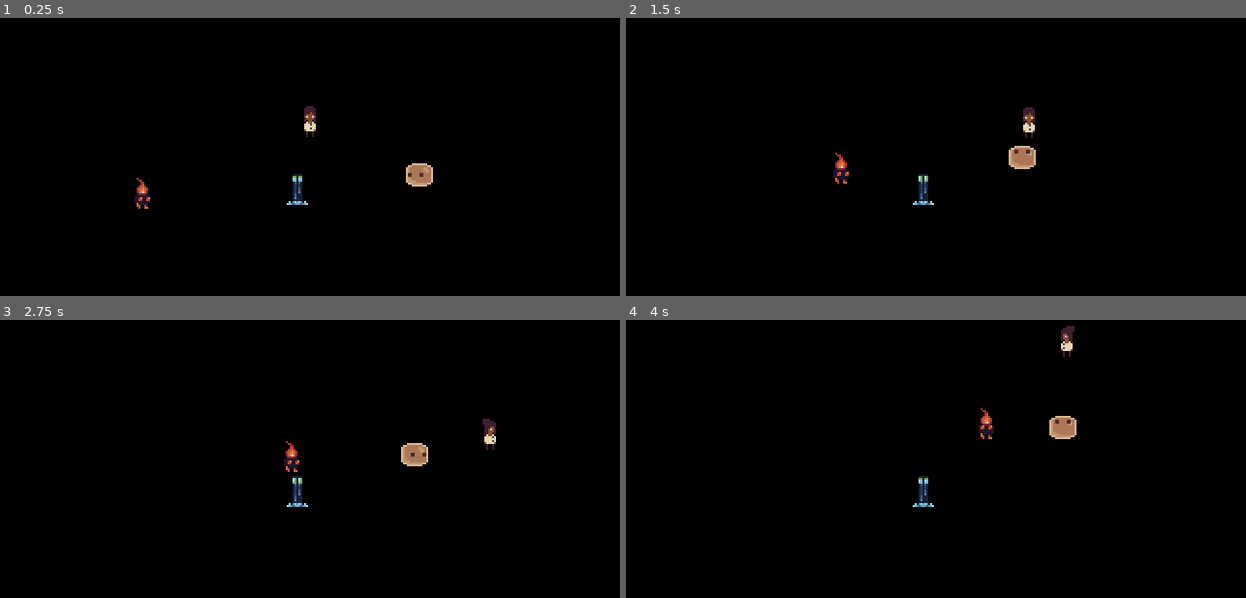
Above: before the commit, frames 1-4 (two rows, left to right).
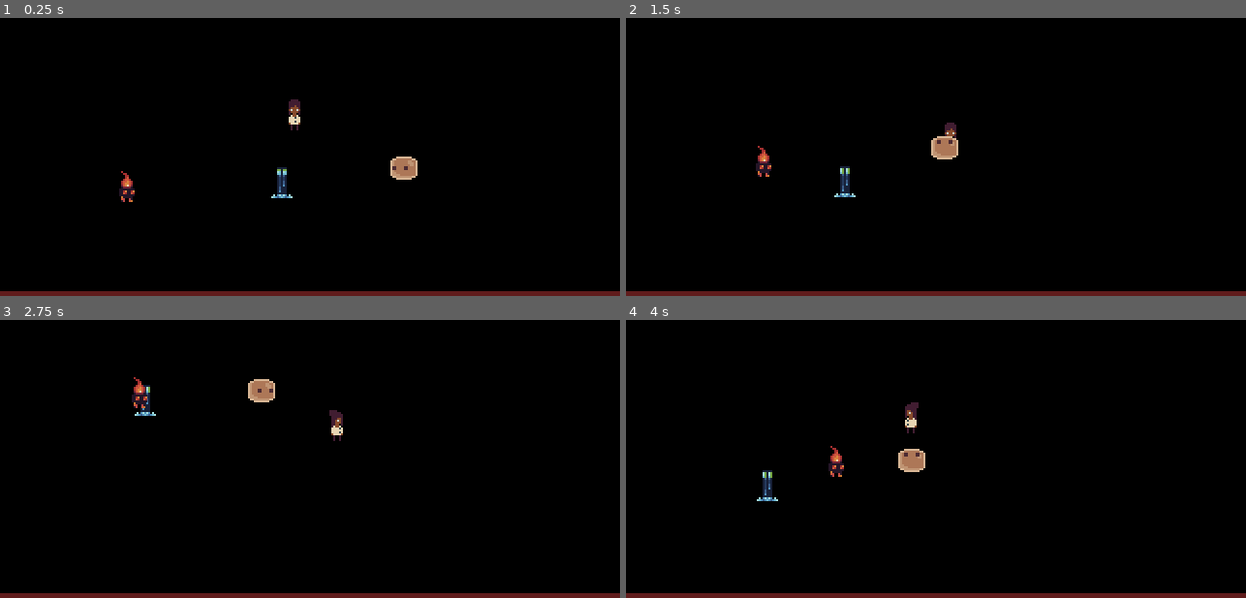
Above: after the commit, the same moments.

Repository: Ieida/godot-tooling-jam-n3
Game: Godot game, scene res://levels/prototype/prototype.tscn
Two runs of this game, one before a commit and one after it. Both use one fixed random seed, a clock stepped at 60 frames per second and the inputs below.
Inputs:
- Up to frame 1 (0.25 s): no input
- Up to frame 2 (1.5 s): hold D (move_right) 0.53-1.28 s; hold S (move_down) from 1.28 s (still down)
- Up to frame 3 (2.75 s): release S (move_down) at 2.03 s; hold D (move_right) from 2.03 s (still down)
- Up to frame 4 (4 s): release D (move_right) at 2.78 s; hold W (move_up) 2.78-3.53 s; hold A (move_left) from 3.53 s (still down)

The runs differ from the first frame. In frame 1, 3.4% of the frame differs, in the area x 0-100%, y 29-100%; in frame 2, 3.3%; in frame 3, 3.4%; in frame 4, 3.5%, in the area x 0-100%, y 2-100%.

Commit message:
attacks

Diff:
--- a/levels/prototype/prototype.tscn
+++ b/levels/prototype/prototype.tscn
@@ -1,6 +1,7 @@
-[gd_scene load_steps=5 format=3 uid="uid://cxra4hx6kp3af"]
+[gd_scene load_steps=6 format=3 uid="uid://cxra4hx6kp3af"]
 
 [ext_resource type="PackedScene" uid="uid://dtwckqogqana6" path="res://nodes/player/player.tscn" id="1_b3h53"]
+[ext_resource type="PackedScene" uid="uid://dtmwup1l7m6tf" path="res://nodes/follow_camera/follow_camera.tscn" id="1_y8ghe"]
 [ext_resource type="PackedScene" uid="uid://dvmwt66fefah3" path="res://nodes/enemies/monster/monster.tscn" id="2_8nt5a"]
 [ext_resource type="PackedScene" uid="uid://d0bkuyvk681as" path="res://nodes/enemies/fire_special/fire_special.tscn" id="3_k8eib"]
 [ext_resource type="PackedScene" uid="uid://bbvinl2b6a65k" path="res://nodes/enemies/water_special/water_special.tscn" id="4_87whd"]
@@ -18,9 +19,10 @@
 grow_vertical = 2
 color = Color(0, 0, 0, 1)
 
-[node name="Camera2D" type="Camera2D" parent="."]
-position = Vector2(320, 180)
-zoom = Vector2(2, 2)
+[node name="FollowCamera" parent="." node_paths=PackedStringArray("target") instance=ExtResource("1_y8ghe")]
+position = Vector2(337, 187)
+target = NodePath("../Player")
+max_distance = 256.0
 
 [node name="Player" parent="." instance=ExtResource("1_b3h53")]
 position = Vector2(320, 180)
--- a/nodes/enemies/enemy.gd
+++ b/nodes/enemies/enemy.gd
@@ -1,16 +1,20 @@
 class_name Enemy extends CharacterBody2D
 
 
-@export var speed: float
 @export var animated_sprite: AnimatedSprite2D
 @export var player: Player
+@export var speed: float = 16.0
+@export var ideal_distance_from_target: float = 16.0
+var is_alive: bool = true
 
 
-func _physics_process(delta):
-	if player: chase()
+func _physics_process(_delta):
+	if is_alive and player: chase()
 
 
 func chase():
+	if global_position.distance_to(player.global_position) <= ideal_distance_from_target: return
+
 	var d = global_position.direction_to(player.global_position)
 	velocity = d * speed
 	move_and_slide()
@@ -20,3 +24,17 @@
 	elif absf(a) >= 135.0: animated_sprite.play(&"face_down")
 	elif a > 45.0 and a < 135.0: animated_sprite.play(&"face_right")
 	elif a < -45.0 and a > -135.0: animated_sprite.play(&"face_left")
+
+
+func disable_collision():
+	for ci in get_child_count():
+		var c = get_child(ci)
+		if c is CollisionShape2D:
+			c.disabled = true
+
+
+func enable_collision():
+	for ci in get_child_count():
+		var c = get_child(ci)
+		if c is CollisionShape2D:
+			c.disabled = false
--- a/nodes/enemies/fire_special/fire_special.tscn
+++ b/nodes/enemies/fire_special/fire_special.tscn
@@ -1,8 +1,11 @@
-[gd_scene load_steps=9 format=3 uid="uid://d0bkuyvk681as"]
+[gd_scene load_steps=11 format=3 uid="uid://d0bkuyvk681as"]
 
-[ext_resource type="PackedScene" uid="uid://12q8dc64pvhb" path="res://nodes/enemies/enemy.tscn" id="1_fd0ds"]
 [ext_resource type="Texture2D" uid="uid://dr4bqktbnovpk" path="res://assets/textures/characters/special_enemy_fire_spritesheet.png" id="2_u1ap0"]
 [ext_resource type="Script" path="res://nodes/enemies/fire_special/fire_special.gd" id="2_vg0q8"]
+[ext_resource type="PackedScene" uid="uid://xa40ncd5e0sh" path="res://nodes/enemy_attacks/explode/explode.tscn" id="4_lc4yd"]
+
+[sub_resource type="CircleShape2D" id="CircleShape2D_75w5v"]
+radius = 8.0
 
 [sub_resource type="AtlasTexture" id="AtlasTexture_5h1pi"]
 atlas = ExtResource("2_u1ap0")
@@ -22,6 +25,14 @@
 
 [sub_resource type="SpriteFrames" id="SpriteFrames_877dk"]
 animations = [{
+"frames": [{
+"duration": 1.0,
+"texture": null
+}],
+"loop": false,
+"name": &"explode",
+"speed": 5.0
+}, {
 "frames": [{
 "duration": 1.0,
 "texture": SubResource("AtlasTexture_5h1pi")
@@ -55,12 +66,31 @@
 "speed": 1.0
 }]
 
-[node name="FireSpecial" node_paths=PackedStringArray("animated_sprite") instance=ExtResource("1_fd0ds")]
+[sub_resource type="CircleShape2D" id="CircleShape2D_yxf5h"]
+radius = 32.0
+
+[node name="FireSpecial" type="CharacterBody2D" node_paths=PackedStringArray("animated_sprite")]
+collision_layer = 4
 script = ExtResource("2_vg0q8")
+animated_sprite = NodePath("AnimatedSprite2D")
 speed = 32.0
-animated_sprite = NodePath("AnimatedSprite2D")
 
-[node name="AnimatedSprite2D" type="AnimatedSprite2D" parent="." index="1"]
+[node name="CollisionShape2D" type="CollisionShape2D" parent="."]
+shape = SubResource("CircleShape2D_75w5v")
+
+[node name="AnimatedSprite2D" type="AnimatedSprite2D" parent="."]
 texture_filter = 1
 sprite_frames = SubResource("SpriteFrames_877dk")
-animation = &"face_up"
+animation = &"face_down"
+
+[node name="ExplosionHurtbox" type="Area2D" parent="."]
+collision_layer = 0
+collision_mask = 2
+monitorable = false
+
+[node name="CollisionShape2D" type="CollisionShape2D" parent="ExplosionHurtbox"]
+shape = SubResource("CircleShape2D_yxf5h")
+
+[node name="Explode" parent="." node_paths=PackedStringArray("area", "enemy") instance=ExtResource("4_lc4yd")]
+area = NodePath("../ExplosionHurtbox")
+enemy = NodePath("..")
--- a/nodes/enemies/monster/monster.tscn
+++ b/nodes/enemies/monster/monster.tscn
@@ -1,8 +1,10 @@
 [gd_scene load_steps=9 format=3 uid="uid://dvmwt66fefah3"]
 
 [ext_resource type="Script" path="res://nodes/enemies/monster/monster.gd" id="1_bjhp0"]
-[ext_resource type="PackedScene" uid="uid://12q8dc64pvhb" path="res://nodes/enemies/enemy.tscn" id="1_tndcl"]
 [ext_resource type="Texture2D" uid="uid://dtys331lm0yk0" path="res://assets/textures/characters/basic_enemy1_spritesheet.png" id="2_xyg5b"]
+
+[sub_resource type="CircleShape2D" id="CircleShape2D_75w5v"]
+radius = 8.0
 
 [sub_resource type="AtlasTexture" id="AtlasTexture_yn7gf"]
 atlas = ExtResource("2_xyg5b")
@@ -55,12 +57,15 @@
 "speed": 1.0
 }]
 
-[node name="Monster" node_paths=PackedStringArray("animated_sprite") instance=ExtResource("1_tndcl")]
+[node name="Monster" type="CharacterBody2D" node_paths=PackedStringArray("animated_sprite")]
+collision_layer = 8
 script = ExtResource("1_bjhp0")
-speed = 16.0
 animated_sprite = NodePath("AnimatedSprite2D")
 
-[node name="AnimatedSprite2D" type="AnimatedSprite2D" parent="." index="1"]
+[node name="CollisionShape2D" type="CollisionShape2D" parent="."]
+shape = SubResource("CircleShape2D_75w5v")
+
+[node name="AnimatedSprite2D" type="AnimatedSprite2D" parent="."]
 texture_filter = 1
 sprite_frames = SubResource("SpriteFrames_obumt")
 animation = &"face_up"
--- a/nodes/enemies/water_special/water_special.tscn
+++ b/nodes/enemies/water_special/water_special.tscn
@@ -1,8 +1,10 @@
 [gd_scene load_steps=9 format=3 uid="uid://bbvinl2b6a65k"]
 
-[ext_resource type="PackedScene" uid="uid://12q8dc64pvhb" path="res://nodes/enemies/enemy.tscn" id="1_1tumo"]
 [ext_resource type="Script" path="res://nodes/enemies/water_special/water_special.gd" id="2_im105"]
 [ext_resource type="Texture2D" uid="uid://tlcc41ffw5jx" path="res://assets/textures/characters/special_enemy_water_spritesheet.png" id="3_ltf5p"]
+
+[sub_resource type="CircleShape2D" id="CircleShape2D_75w5v"]
+radius = 8.0
 
 [sub_resource type="AtlasTexture" id="AtlasTexture_onks1"]
 atlas = ExtResource("3_ltf5p")
@@ -55,15 +57,17 @@
 "speed": 1.0
 }]
 
-[node name="WaterSpecial" node_paths=PackedStringArray("animated_sprite") instance=ExtResource("1_1tumo")]
+[node name="WaterSpecial" type="CharacterBody2D" node_paths=PackedStringArray("animated_sprite")]
 z_index = -1
+collision_layer = 8
 script = ExtResource("2_im105")
 animated_sprite = NodePath("AnimatedSprite2D")
+speed = 0.0
 
-[node name="CollisionShape2D" parent="." index="0"]
-disabled = true
+[node name="CollisionShape2D" type="CollisionShape2D" parent="."]
+shape = SubResource("CircleShape2D_75w5v")
 
-[node name="AnimatedSprite2D" type="AnimatedSprite2D" parent="." index="1"]
+[node name="AnimatedSprite2D" type="AnimatedSprite2D" parent="."]
 texture_filter = 1
 sprite_frames = SubResource("SpriteFrames_ntinj")
 animation = &"face_left"
--- /dev/null
+++ b/nodes/enemy_attacks/attack.gd
@@ -0,0 +1,19 @@
+class_name EnemyAttack extends Node
+
+
+@export var enemy: Enemy
+@export var attack_range: float = 24.0
+@export var damage: int = 100
+var is_attacking: bool
+
+
+func _physics_process(_delta):
+	if not is_attacking and is_in_range(): attack()
+
+
+func attack():
+	is_attacking = true
+
+
+func is_in_range() -> bool:
+	return enemy.global_position.distance_to(enemy.player.global_position) <= attack_range
--- /dev/null
+++ b/nodes/enemy_attacks/attack.tscn
@@ -0,0 +1,6 @@
+[gd_scene load_steps=2 format=3 uid="uid://sdwwxmobe1lq"]
+
+[ext_resource type="Script" path="res://nodes/enemy_attacks/attack.gd" id="1_umtlh"]
+
+[node name="Attack" type="Node"]
+script = ExtResource("1_umtlh")
--- /dev/null
+++ b/nodes/enemy_attacks/explode/explode.gd
@@ -0,0 +1,30 @@
+class_name EnemyAttackExplode extends EnemyAttack
+
+
+@export var area: Area2D
+@onready var hint: MeshInstance2D = $Hint
+
+
+func _on_anim_finished():
+	enemy.queue_free()
+
+
+func _ready():
+	hint.hide()
+	hint.reparent.call_deferred(enemy, false)
+
+
+func attack():
+	super()
+	hint.show()
+	enemy.is_alive = false
+	enemy.animated_sprite.play(&"explode")
+	enemy.animated_sprite.animation_finished.connect(_on_anim_finished, CONNECT_ONE_SHOT)
+	deal_damage()
+
+
+func deal_damage():
+	var ars = area.get_overlapping_areas()
+	for a in ars:
+		if a is Hitbox:
+			a.damage(damage)
--- /dev/null
+++ b/nodes/enemy_attacks/explode/explode.tscn
@@ -0,0 +1,14 @@
+[gd_scene load_steps=3 format=3 uid="uid://xa40ncd5e0sh"]
+
+[ext_resource type="Script" path="res://nodes/enemy_attacks/explode/explode.gd" id="1_parc6"]
+
+[sub_resource type="SphereMesh" id="SphereMesh_h1jiw"]
+radius = 32.0
+height = 64.0
+
+[node name="Explode" type="Node"]
+script = ExtResource("1_parc6")
+
+[node name="Hint" type="MeshInstance2D" parent="."]
+modulate = Color(1, 0, 0, 0.333333)
+mesh = SubResource("SphereMesh_h1jiw")
--- /dev/null
+++ b/nodes/follow_camera/follow_camera.gd
@@ -0,0 +1,20 @@
+class_name FollowCamera extends Camera2D
+
+
+@export var target: Node2D
+@export var max_distance: float = 32.0
+
+
+func _process(delta):
+	if target: follow(delta)
+
+
+func follow(delta: float):
+	var tp = target.global_position
+	if target is CharacterBody2D: tp += target.velocity * delta
+	var dst = global_position.distance_to(tp)
+	if dst < delta:
+		global_position = tp
+	else:
+		var pct = dst / max_distance
+		global_position = global_position.lerp(tp, pct)
--- /dev/null
+++ b/nodes/follow_camera/follow_camera.tscn
@@ -0,0 +1,7 @@
+[gd_scene load_steps=2 format=3 uid="uid://dtmwup1l7m6tf"]
+
+[ext_resource type="Script" path="res://nodes/follow_camera/follow_camera.gd" id="1_15loy"]
+
+[node name="FollowCamera" type="Camera2D"]
+zoom = Vector2(2, 2)
+script = ExtResource("1_15loy")
--- /dev/null
+++ b/nodes/hitbox/hitbox.gd
@@ -0,0 +1,26 @@
+class_name Hitbox extends Area2D
+
+
+signal damaged
+signal health_reached_zero
+
+
+@export var health: int
+@onready var default_health = health
+var is_health_depleted: bool
+
+
+func damage(amount: int):
+	if is_health_depleted: return
+	health -= amount
+	if health <= 0:
+		health = 0
+		is_health_depleted = true
+		health_reached_zero.emit()
+	else:
+		damaged.emit()
+
+
+func get_health_percentage() -> float:
+	if not is_node_ready(): return 1.0
+	return float(health) / float(default_health)
--- /dev/null
+++ b/nodes/hitbox/hitbox.tscn
@@ -0,0 +1,9 @@
+[gd_scene load_steps=2 format=3 uid="uid://fn3iabr7mn1s"]
+
+[ext_resource type="Script" path="res://nodes/hitbox/hitbox.gd" id="1_6ndwa"]
+
+[node name="Hitbox" type="Area2D"]
+collision_layer = 2
+collision_mask = 0
+monitoring = false
+script = ExtResource("1_6ndwa")
--- a/nodes/player/player.gd
+++ b/nodes/player/player.gd
@@ -3,6 +3,12 @@
 
 @export var speed: float = 64.0
 @onready var animated_sprite: AnimatedSprite2D = $AnimatedSprite2D
+@onready var hitbox: Hitbox = $Hitbox
+@onready var health_bar: ProgressBar = $UI/HealthBar
+
+
+func _on_hitbox_damaged():
+	health_bar.value = hitbox.get_health_percentage() * 100.0
 
 
 func _physics_process(_delta):
@@ -16,5 +22,9 @@
 		elif a < -45.0 and a > -135.0: animated_sprite.play(&"face_left")
 	else:
 		velocity = velocity.move_toward(Vector2.ZERO, speed)
+	move_and_slide()
 
-	move_and_slide()
+
+func _ready():
+	hitbox.damaged.connect(_on_hitbox_damaged)
+	health_bar.value = hitbox.get_health_percentage() * 100.0
--- a/nodes/player/player.tscn
+++ b/nodes/player/player.tscn
@@ -1,7 +1,8 @@
-[gd_scene load_steps=9 format=3 uid="uid://dtwckqogqana6"]
+[gd_scene load_steps=12 format=3 uid="uid://dtwckqogqana6"]
 
 [ext_resource type="Script" path="res://nodes/player/player.gd" id="1_gbjkj"]
 [ext_resource type="Texture2D" uid="uid://b22lpakhj32c3" path="res://assets/textures/characters/player1_spritesheet.png" id="2_hr4kq"]
+[ext_resource type="PackedScene" uid="uid://fn3iabr7mn1s" path="res://nodes/hitbox/hitbox.tscn" id="2_lifhj"]
 
 [sub_resource type="CircleShape2D" id="CircleShape2D_n4lty"]
 radius = 8.0
@@ -57,13 +58,42 @@
 "speed": 1.0
 }]
 
+[sub_resource type="StyleBoxFlat" id="StyleBoxFlat_m5nv1"]
+bg_color = Color(0.2, 0.2, 0.2, 0.333333)
+
+[sub_resource type="StyleBoxFlat" id="StyleBoxFlat_3r6xw"]
+bg_color = Color(1, 0.2, 0.2, 0.333333)
+
 [node name="Player" type="CharacterBody2D"]
+collision_layer = 4
 script = ExtResource("1_gbjkj")
 
 [node name="CollisionShape2D" type="CollisionShape2D" parent="."]
+shape = SubResource("CircleShape2D_n4lty")
+
+[node name="Hitbox" parent="." instance=ExtResource("2_lifhj")]
+health = 1000
+
+[node name="CollisionShape2D" type="CollisionShape2D" parent="Hitbox"]
 shape = SubResource("CircleShape2D_n4lty")
 
 [node name="AnimatedSprite2D" type="AnimatedSprite2D" parent="."]
 texture_filter = 1
 sprite_frames = SubResource("SpriteFrames_8cceb")
 animation = &"face_down"
+
+[node name="UI" type="CanvasLayer" parent="."]
+
+[node name="HealthBar" type="ProgressBar" parent="UI"]
+custom_minimum_size = Vector2(0, 5)
+anchors_preset = 12
+anchor_top = 1.0
+anchor_right = 1.0
+anchor_bottom = 1.0
+offset_top = -1.0
+grow_horizontal = 2
+grow_vertical = 0
+theme_override_styles/background = SubResource("StyleBoxFlat_m5nv1")
+theme_override_styles/fill = SubResource("StyleBoxFlat_3r6xw")
+value = 50.0
+show_percentage = false
